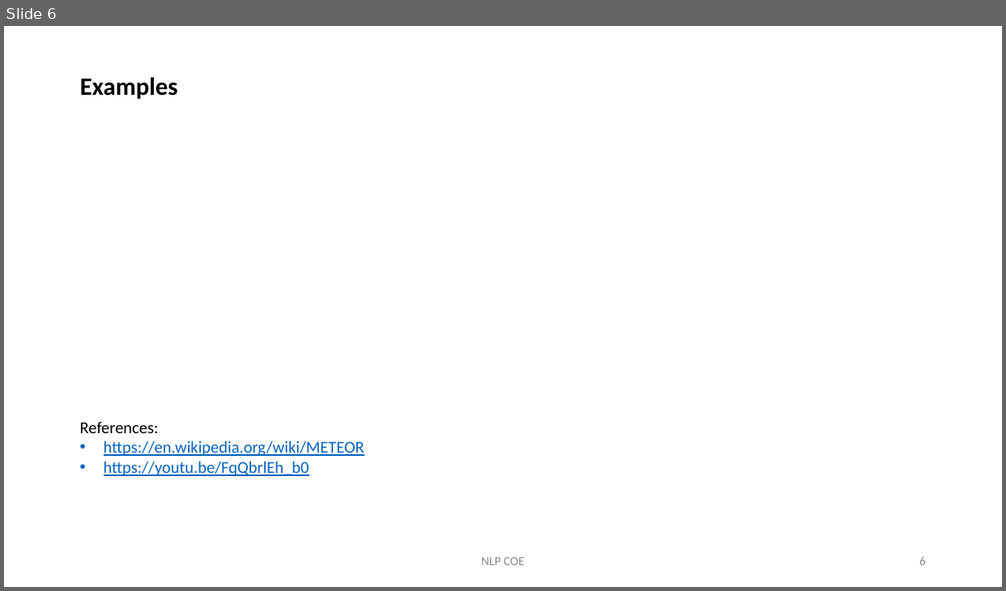
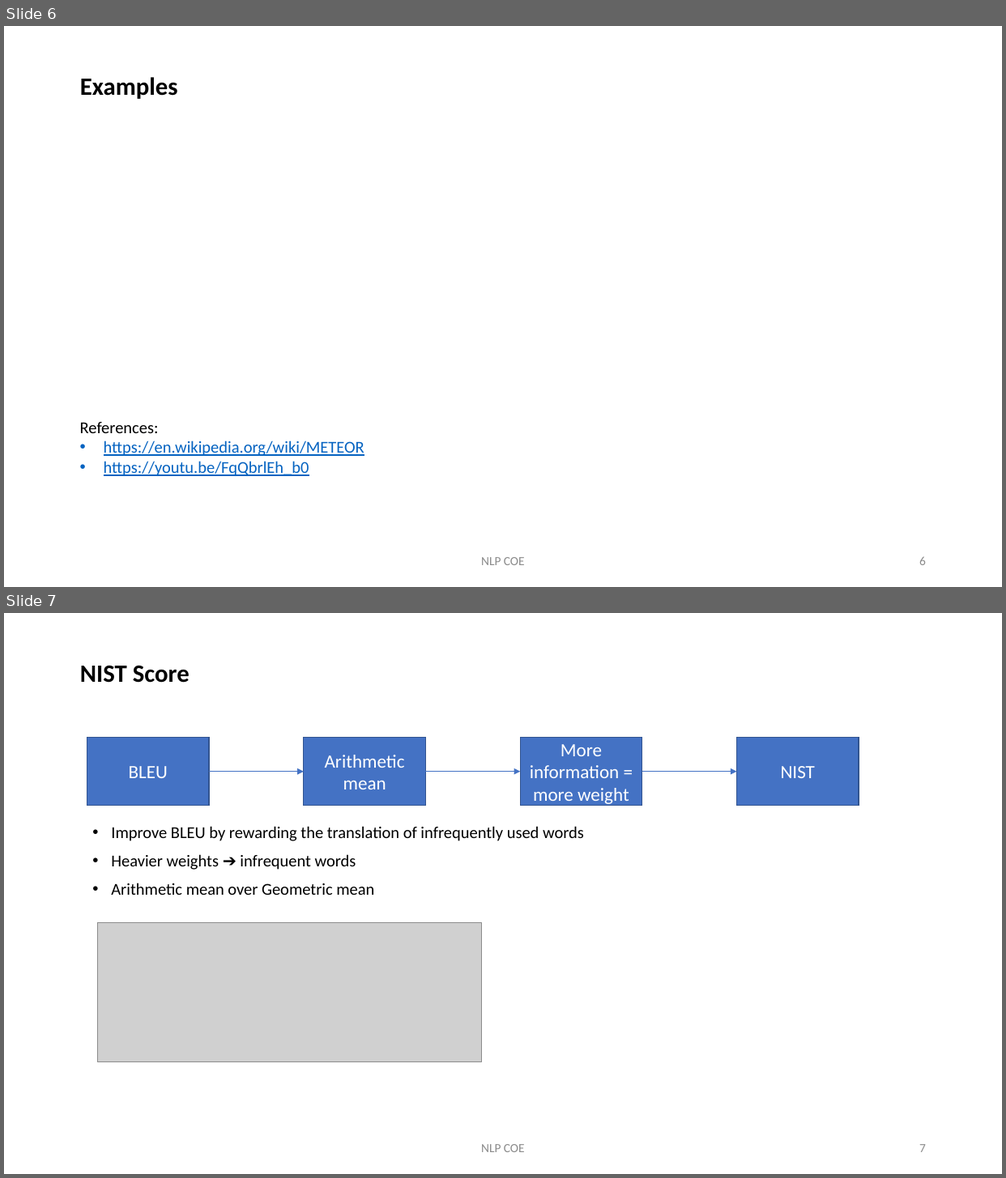
Before and after one commit to KristinChen/nlp-coe, a slide deck: updates-and-knowledge-sharing/Performance Metrics for Seq2Seq model.pptx. Shown one above the other, each under a label of ours: slide 6 before the commit, slides 6 and 7 after it. The pictures are 1006x591 and 1006x1178 pixels, drawn with LibreOffice and Linux fonts; fonts in the diff are those of the drawing; grey boxes stand for pictures. Boxes give left, top, right and bottom in pixels: in the first picture for what was removed or moved away, otherwise in the second. Text is boxed around its words. In the diff, an @@ line names an element or a change of style, - is before the commit and + after.

```diff
--- a/updates-and-knowledge-sharing/Performance Metrics for Seq2Seq model.pptx
+++ b/updates-and-knowledge-sharing/Performance Metrics for Seq2Seq model.pptx
@@ slide 7 added at bbox=[4, 613, 1002, 1174], background #FFFFFF @@
@@ title added at bbox=[80, 665, 189, 683], 24 pt, text #000000, bold @@
+NIST Score
@@ rectangle added at bbox=[87, 737, 209, 806], fill #4472C4, outline #325491 1 pt, 18 pt, text #FFFFFF @@
+BLEU
@@ rectangle added at bbox=[304, 737, 425, 806], fill #4472C4, outline #325491 1 pt, 18 pt, text #FFFFFF @@
+Arithmetic mean
@@ rectangle added at bbox=[521, 737, 642, 806], fill #4472C4, outline #325491 1 pt, 18 pt, text #FFFFFF @@
+More information = more weight
@@ rectangle added at bbox=[737, 737, 859, 806], fill #4472C4, outline #325491 1 pt, 18 pt, text #FFFFFF @@
+NIST
@@ arrow added from (209, 772) to (304, 772), #4472C4 0.5 pt @@
@@ arrow added from (425, 772) to (521, 772), #4472C4 0.5 pt @@
@@ arrow added from (642, 772) to (737, 772), #4472C4 0.5 pt @@
@@ text added at bbox=[111, 826, 584, 895], 16 pt, text #000000 @@
+• Improve BLEU by rewarding the translation of infrequently used words
+• Heavier weights ➔ infrequent words
+• Arithmetic mean over Geometric mean
@@ picture added at bbox=[98, 923, 482, 1063] @@
@@ text added at bbox=[481, 1144, 525, 1152], 12 pt, text #8C8C8C @@
+NLP COE
@@ page number added at bbox=[919, 1144, 926, 1152], 12 pt, text #8C8C8C @@
+7
```
Also in this commit, not shown: 2 slides changed, 3 other slides added.
